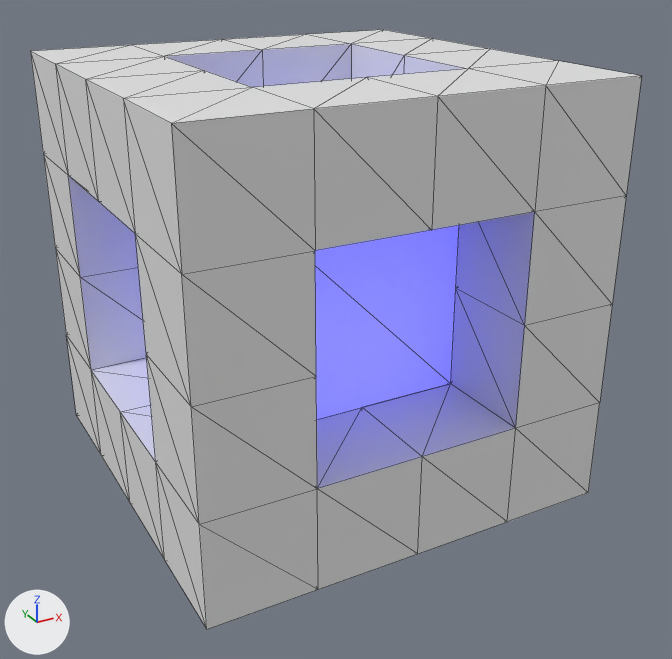
Two versions of the glTF model dist/Model/light-blue.glb, one commit apart.
Rendered twice from a 50 mm lens placed at (-0.978, -1.901, 0.788), pointed at (0.026, -0.076, -0.124). Every picture has the same lights, and +X, +Y and +Z are marked at lower left. Mesh edges are drawn as thin lines. Where no turn or scale is listed for an object, it has been applied to the vertices. Vertices at the same position are counted once.
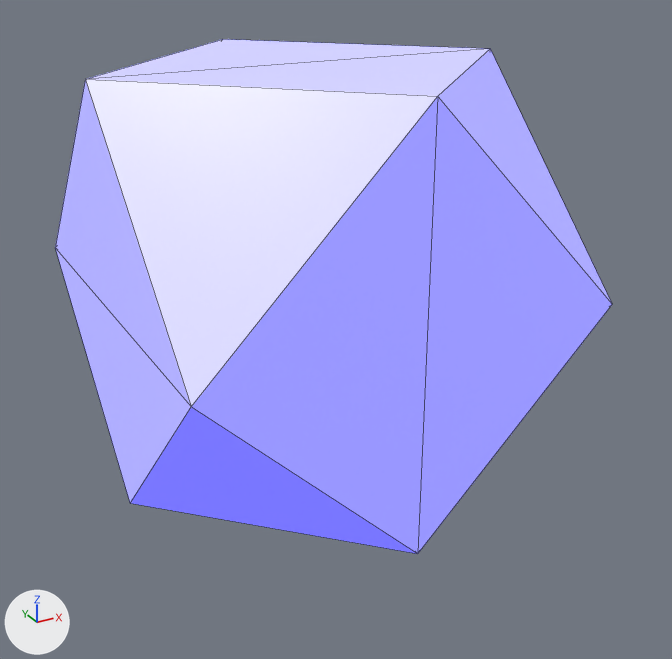
Boxes [x1, y1, x2, y2] around the edits, measured in the pictures (672 x 659 px):
'Cube', reshaped, rescaled (9% narrower, 14% shorter): before [30, 30, 642, 629]; after [55, 39, 612, 554]
'Cube.001', deleted: before [315, 225, 459, 419]

The edits, one by one:
Material 'Material' (mat_material) is new.
Its base color is (0.8, 0.8, 0.8) (white #e7e7e7).
Its roughness is 0.4.
Its emission color is (0.00839, 0.0, 1.0) (blue #1700ff).
Its emission strength is 1.0.
me_cube_001 is used by ob_cube; location (0.0, 0.0, 0.0); scale (0.5, 0.5, 0.5).
me_cube_001 had 112 vertices, 240 faces and spanned x -1.0..1.0, y -1.0..1.0, z -1.0..1.0.
me_cube_001 no longer uses material mat_material_001 (white #e7e7e7).
me_cube_001 now has 12 vertices, 20 faces and spans x -0.5..0.5, y -0.5..0.5, z -0.5..0.5.
Part 1, on me_cube_001:
100 vertices are removed from x -1.0..1.0, y -1.0..1.0, z -1.0..1.0.
240 faces are deleted.
20 new faces join them.
me_cube_001 now uses material mat_material (white #e7e7e7).
Object 'Cube' (ob_cube) is rescaled from (0.5, 0.5, 0.5) to (1.0, 1.0, 1.0).
Object 'Cube.001' (ob_cube_001) is deleted.
